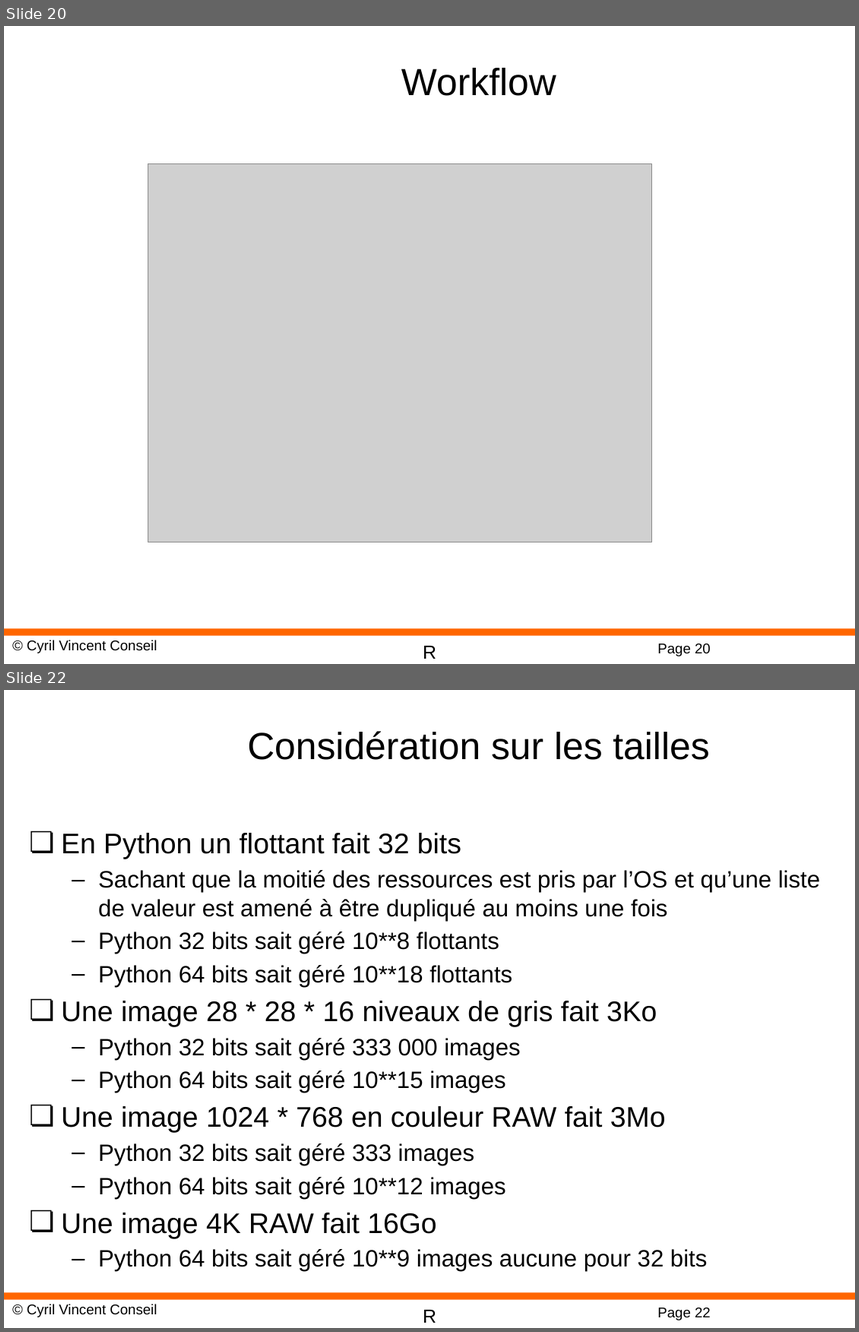
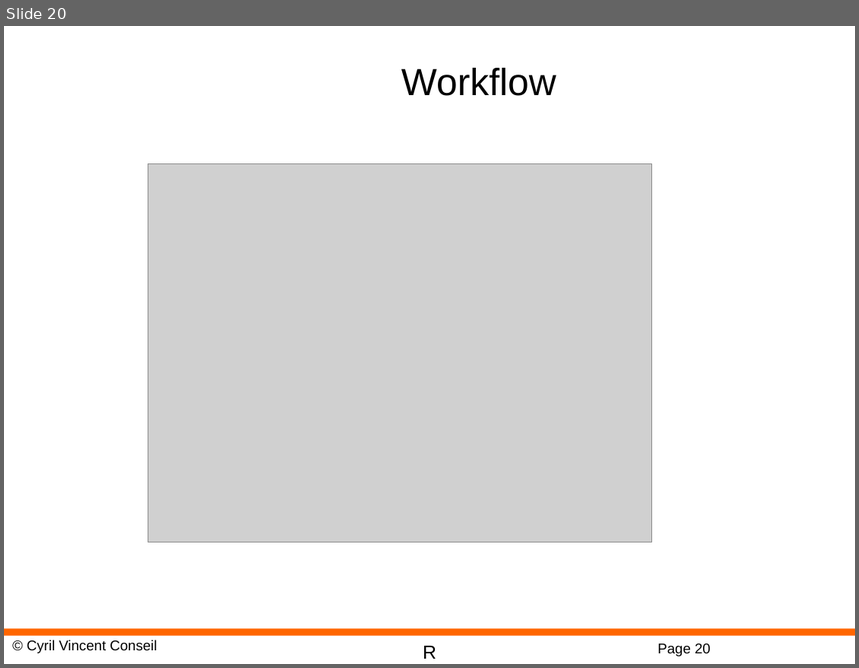
Before and after one commit to cyrilvincent/R, a slide deck: ppt/R-01-Intro.pptx. Shown one above the other, each under a label of ours: slides 20 and 22 before the commit, slide 20 after it; the slides between them are not shown. The pictures are 859x1332 and 859x668 pixels, drawn with LibreOffice and Linux fonts; fonts in the diff are those of the drawing; grey boxes stand for pictures; background and template pictures are left out. Boxes give left, top, right and bottom in pixels: in the first picture for what was removed or moved away, otherwise in the second. Text is boxed around its words. In the diff, an @@ line names an element or a change of style, - is before the commit and + after.

```diff
--- a/ppt/R-01-Intro.pptx
+++ b/ppt/R-01-Intro.pptx
@@ slide 22 removed at [4,690,855,1328], background #FFFFFF; not listed: 4 template elements that a slide beside it also shows @@
@@ title removed at [247,731,709,760] @@
-Considération sur les tailles
@@ text removed at [61,833,820,1272] @@
-❏ En Python un flottant fait 32 bits
-  – Sachant que la moitié des ressources est pris par l’OS et qu’une liste de valeur est amené à être dupliqué au moins une fois
-  – Python 32 bits sait géré 10**8 flottants
-  – Python 64 bits sait géré 10**18 flottants
-❏ Une image 28 * 28 * 16 niveaux de gris fait 3Ko
-  – Python 32 bits sait géré 333 000 images
-  – Python 64 bits sait géré 10**15 images
-❏ Une image 1024 * 768 en couleur RAW fait 3Mo
-  – Python 32 bits sait géré 333 images
-  – Python 64 bits sait géré 10**12 images
-❏ Une image 4K RAW fait 16Go
-  – Python 64 bits sait géré 10**9 images aucune pour 32 bits
```
Also in this commit, not shown: 2 other slides removed, 3 other files.
